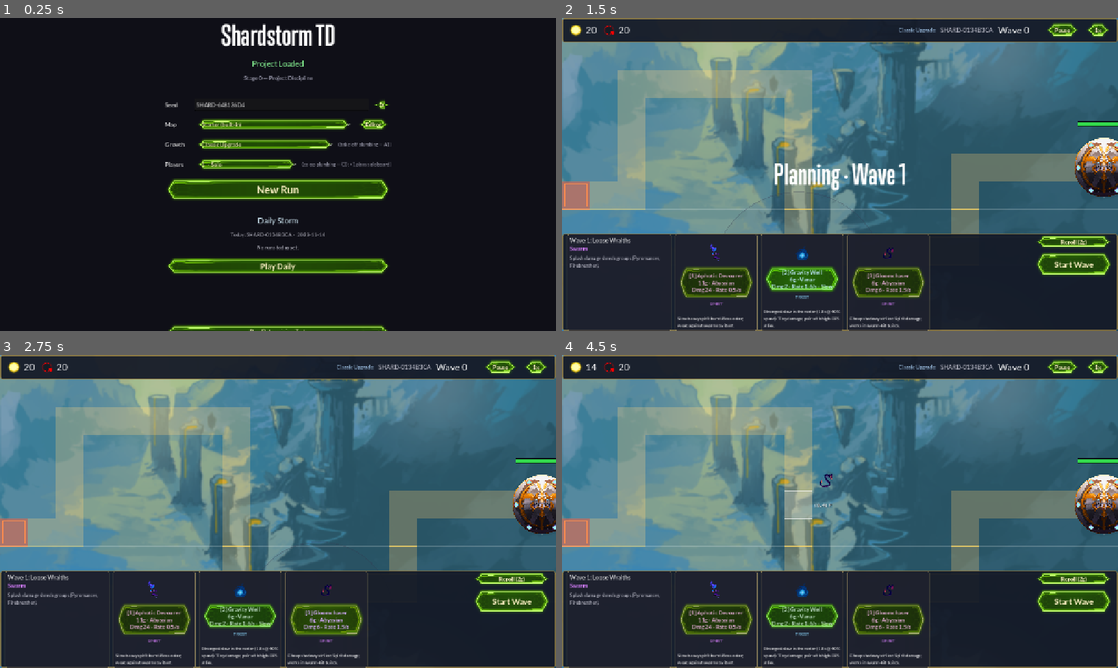
Above: before the commit, frames 1-4 (two rows, left to right).
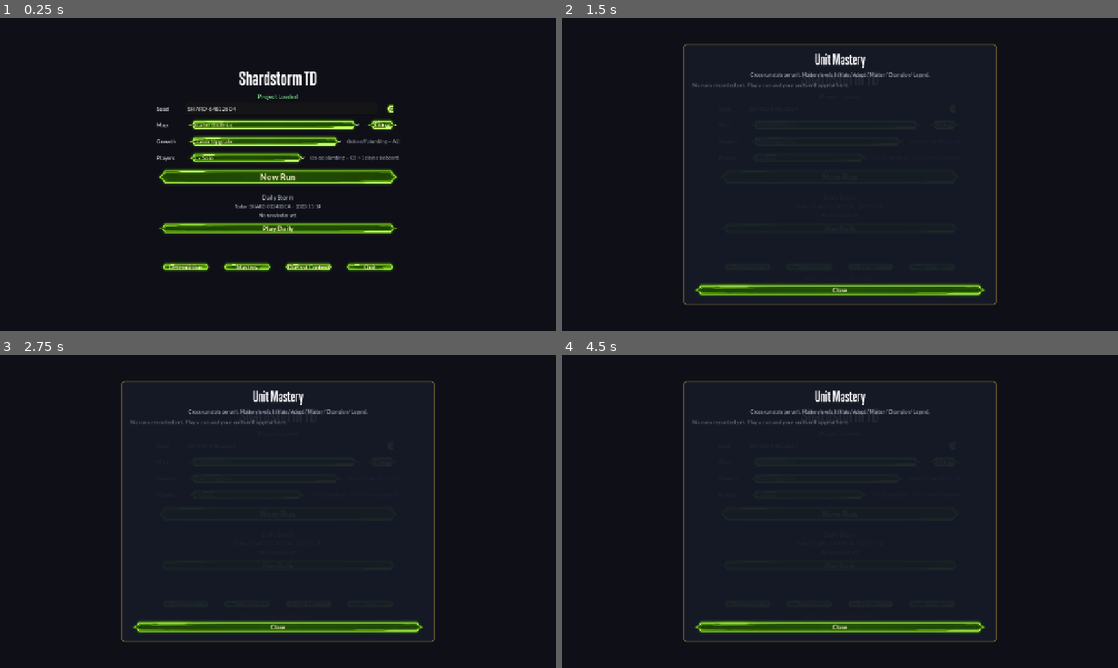
Above: after the commit, the same moments.

Repository: TYCHOcrater/Duelyst_TD
Game: Godot game, scene res://scenes/main_menu.tscn
The game is run twice, just before and just after one commit, with the same random seed, the same clock (stepped at 60 frames per second) and the same inputs.
Inputs (mouse positions are in pixels of both pictures, inside the frame that each line leads up to):
- Up to frame 1 (0.25 s): no input
- Up to frame 2 (1.5 s): click (745, 268) at 0.5 s, where only the run after the commit has a clickable "Determinism"; click (806, 268) at 1.25 s, where only the run after the commit has a clickable "Mastery"
- Up to frame 3 (2.75 s): click (311, 605) at 2 s, where only the run after the commit has a clickable "Duelyst Content"
- Up to frame 4 (4.5 s): click (828, 477) at 2.75 s, where only the run after the commit has a clickable "Classic Upgrade"; click (828, 477) at 3.5 s, where only the run after the commit has a clickable "Classic Upgrade"; click (806, 495) at 4.25 s, where only the run after the commit has a clickable "1 · Solo"

The runs differ from the first frame. In frame 1, 13% of the frame differs, in the area x 28-72%, y 1-100%; in frame 2, 71%, in the area x 0-100%, y 0-100%; in frame 3, 71%; in frame 4, 71%.

Commit message:
Fix main menu overflow: compress + secondary-button row
Menu had grown 5 new rows (MapRow, GrowthRow, PlayersRow, DuelystContent,
SecondaryRow) since the original layout and overflowed the 720px viewport
on the user's screen.

Compressions:
- Remove stale "Stage 0 — Project Discipline" VersionInfo line.
- Remove Spacer1 (12px placeholder).
- Title font 64 → 44, Status font 18 → 14.
- VBox separation 14 → 6 across all children.
- NewRunButton 56 → 44, PlayDailyButton 44 → 34, DailyHeader 18 → 14.
- RecentLabel min height 64 → 36 (real content sets actual size).
- 4 secondary buttons (Determinism / Mastery / Duelyst Content / Quit)
  collapsed into a single horizontal SecondaryRow at 26px each.

Estimated total height ~460px (was ~900px). Fits comfortably in 720.

Co-Authored-By: Claude Opus 4.7 (1M context) <noreply@anthropic.com>

Diff:
--- a/duelyst-td/scenes/main_menu.tscn
+++ b/duelyst-td/scenes/main_menu.tscn
@@ -21,29 +21,20 @@
 anchor_bottom = 1.0
 
 [node name="VBox" type="VBoxContainer" parent="CenterContainer"]
-custom_minimum_size = Vector2(520, 0)
-theme_override_constants/separation = 14
+custom_minimum_size = Vector2(560, 0)
+theme_override_constants/separation = 6
 
 [node name="Title" type="Label" parent="CenterContainer/VBox"]
 text = "Shardstorm TD"
 horizontal_alignment = 1
 theme_override_fonts/font = ExtResource("2_tgp")
-theme_override_font_sizes/font_size = 64
+theme_override_font_sizes/font_size = 44
 
 [node name="Status" type="Label" parent="CenterContainer/VBox"]
 text = "Project Loaded"
 horizontal_alignment = 1
-theme_override_font_sizes/font_size = 18
+theme_override_font_sizes/font_size = 14
 modulate = Color(0.55, 1, 0.6, 1)
-
-[node name="VersionInfo" type="Label" parent="CenterContainer/VBox"]
-text = "Stage 0 — Project Discipline"
-horizontal_alignment = 1
-theme_override_font_sizes/font_size = 13
-modulate = Color(0.7, 0.7, 0.78, 1)
-
-[node name="Spacer1" type="Control" parent="CenterContainer/VBox"]
-custom_minimum_size = Vector2(0, 12)
 
 [node name="SeedRow" type="HBoxContainer" parent="CenterContainer/VBox"]
 theme_override_constants/separation = 8
@@ -109,63 +100,70 @@
 
 [node name="NewRunButton" type="Button" parent="CenterContainer/VBox"]
 text = "New Run"
-custom_minimum_size = Vector2(0, 56)
-theme_override_font_sizes/font_size = 24
+custom_minimum_size = Vector2(0, 44)
+theme_override_font_sizes/font_size = 20
 
 [node name="DailySeparator" type="HSeparator" parent="CenterContainer/VBox"]
 
 [node name="DailyHeader" type="Label" parent="CenterContainer/VBox"]
 text = "Daily Storm"
 horizontal_alignment = 1
-theme_override_font_sizes/font_size = 18
+theme_override_font_sizes/font_size = 14
 modulate = Color(0.85, 0.95, 1.0, 1)
 
 [node name="DailyInfo" type="Label" parent="CenterContainer/VBox"]
 text = ""
 horizontal_alignment = 1
-theme_override_font_sizes/font_size = 12
+theme_override_font_sizes/font_size = 11
 modulate = Color(0.75, 0.75, 0.8, 1)
 
 [node name="DailyBest" type="Label" parent="CenterContainer/VBox"]
 text = ""
 horizontal_alignment = 1
-theme_override_font_sizes/font_size = 12
+theme_override_font_sizes/font_size = 11
 modulate = Color(0.85, 0.85, 0.9, 1)
 
 [node name="PlayDailyButton" type="Button" parent="CenterContainer/VBox"]
 text = "Play Daily"
-custom_minimum_size = Vector2(0, 44)
-theme_override_font_sizes/font_size = 18
+custom_minimum_size = Vector2(0, 34)
+theme_override_font_sizes/font_size = 16
 
 [node name="RecentLabel" type="RichTextLabel" parent="CenterContainer/VBox"]
 bbcode_enabled = true
 fit_content = true
 scroll_active = false
-custom_minimum_size = Vector2(0, 64)
+custom_minimum_size = Vector2(0, 36)
 text = ""
 
 [node name="DeterminismSeparator" type="HSeparator" parent="CenterContainer/VBox"]
 
-[node name="DeterminismButton" type="Button" parent="CenterContainer/VBox"]
-text = "Run Determinism Test"
-custom_minimum_size = Vector2(0, 36)
+[node name="SecondaryRow" type="HBoxContainer" parent="CenterContainer/VBox"]
+theme_override_constants/separation = 6
+
+[node name="DeterminismButton" type="Button" parent="CenterContainer/VBox/SecondaryRow"]
+text = "Determinism"
+custom_minimum_size = Vector2(0, 26)
+size_flags_horizontal = 3
+
+[node name="MasteryButton" type="Button" parent="CenterContainer/VBox/SecondaryRow"]
+text = "Mastery"
+custom_minimum_size = Vector2(0, 26)
+size_flags_horizontal = 3
+
+[node name="DuelystContentButton" type="Button" parent="CenterContainer/VBox/SecondaryRow"]
+text = "Duelyst Content"
+custom_minimum_size = Vector2(0, 26)
+size_flags_horizontal = 3
+
+[node name="QuitButton" type="Button" parent="CenterContainer/VBox/SecondaryRow"]
+text = "Quit"
+custom_minimum_size = Vector2(0, 26)
+size_flags_horizontal = 3
 
 [node name="DeterminismResult" type="Label" parent="CenterContainer/VBox"]
 text = ""
 horizontal_alignment = 1
-theme_override_font_sizes/font_size = 13
-
-[node name="MasteryButton" type="Button" parent="CenterContainer/VBox"]
-text = "Unit Mastery"
-custom_minimum_size = Vector2(0, 30)
-
-[node name="DuelystContentButton" type="Button" parent="CenterContainer/VBox"]
-text = "Duelyst Content (D0-D2)"
-custom_minimum_size = Vector2(0, 30)
-
-[node name="QuitButton" type="Button" parent="CenterContainer/VBox"]
-text = "Quit"
-custom_minimum_size = Vector2(0, 30)
+theme_override_font_sizes/font_size = 12
 
 [node name="MasteryPanel" type="Panel" parent="."]
 visible = false
--- a/duelyst-td/scripts/main_menu.gd
+++ b/duelyst-td/scripts/main_menu.gd
@@ -11,11 +11,11 @@
 @onready var daily_best: Label = $CenterContainer/VBox/DailyBest
 @onready var play_daily_btn: Button = $CenterContainer/VBox/PlayDailyButton
 @onready var recent_label: RichTextLabel = $CenterContainer/VBox/RecentLabel
-@onready var determinism_btn: Button = $CenterContainer/VBox/DeterminismButton
+@onready var determinism_btn: Button = $CenterContainer/VBox/SecondaryRow/DeterminismButton
 @onready var determinism_result: Label = $CenterContainer/VBox/DeterminismResult
-@onready var mastery_btn: Button = $CenterContainer/VBox/MasteryButton
-@onready var duelyst_content_btn: Button = $CenterContainer/VBox/DuelystContentButton
-@onready var quit_btn: Button = $CenterContainer/VBox/QuitButton
+@onready var mastery_btn: Button = $CenterContainer/VBox/SecondaryRow/MasteryButton
+@onready var duelyst_content_btn: Button = $CenterContainer/VBox/SecondaryRow/DuelystContentButton
+@onready var quit_btn: Button = $CenterContainer/VBox/SecondaryRow/QuitButton
 @onready var mastery_panel: Panel = $MasteryPanel
 @onready var mastery_list: RichTextLabel = $MasteryPanel/VBox/Scroll/List
 @onready var mastery_close_btn: Button = $MasteryPanel/VBox/CloseButton
